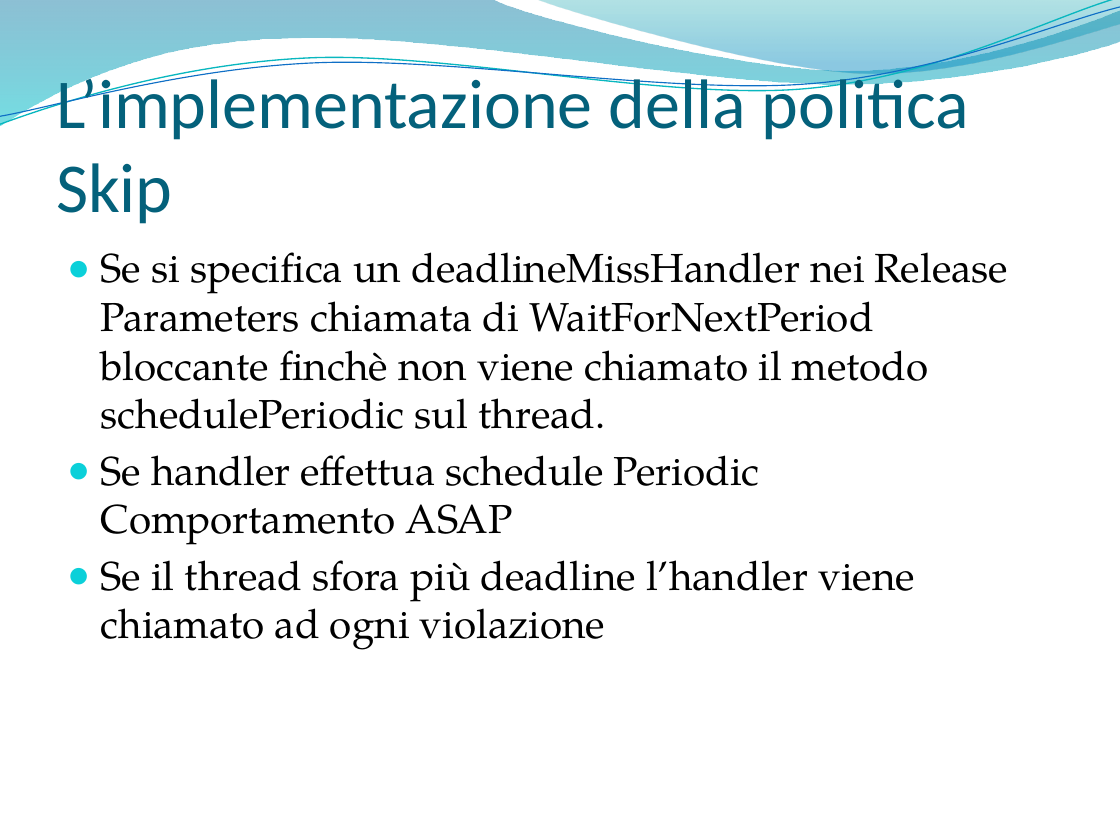
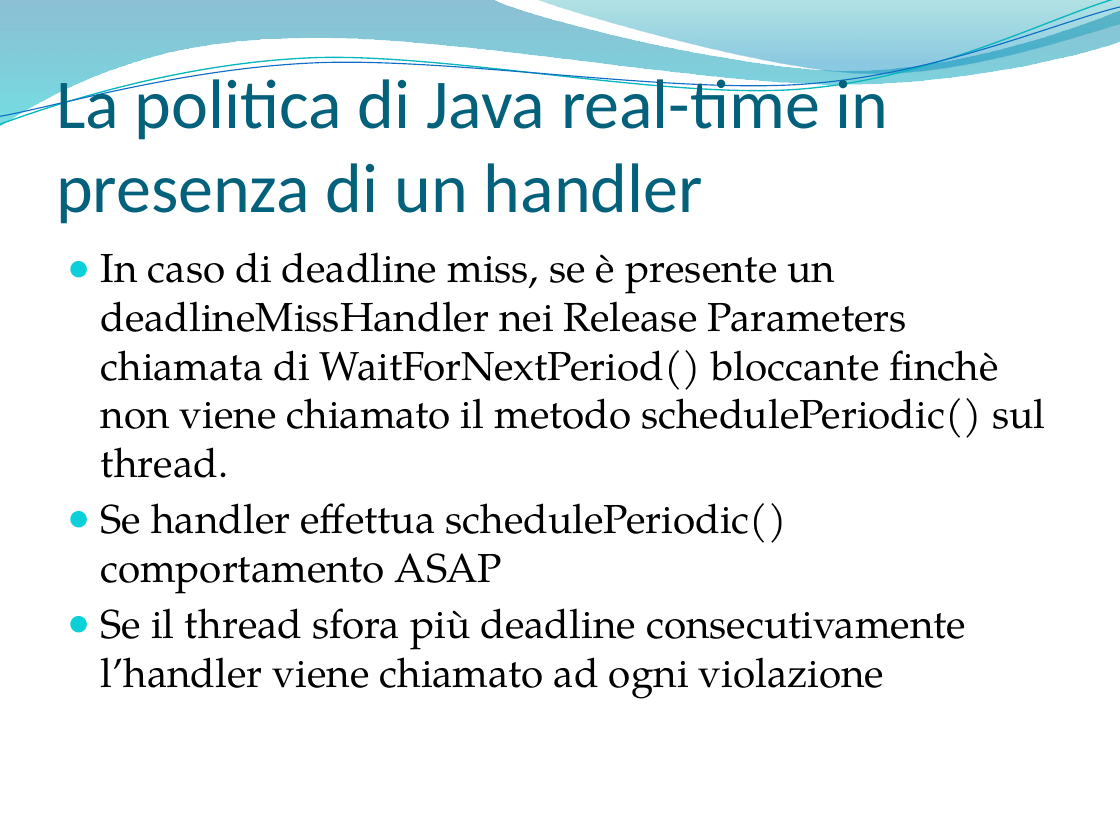
Before and after one commit to marconanni/provejavarealtime, a slide deck: slide 17 of SolarisNetBeansProjects/parti tesi/bozza presentazione.pptx. Drawn at 1120x840 pixels with LibreOffice and Linux fonts; fonts in the diff are those of the drawing; background and template pictures are left out. Boxes give left, top, right and bottom in pixels: in the first picture for what was removed or moved away, otherwise in the second. Text is boxed around its words. In the diff, an @@ line names an element or a change of style, - is before the commit and + after.

```diff
--- a/SolarisNetBeansProjects/parti tesi/bozza presentazione.pptx
+++ b/SolarisNetBeansProjects/parti tesi/bozza presentazione.pptx
@@ title at [56, 69, 889, 224]: text changed @@
-L’implementazione della politica Skip
+La politica di Java real-time in presenza di un handler
@@ text at [101, 252, 1045, 699]: text changed @@
-● Se si specifica un deadlineMissHandler nei Release Parameters chiamata di WaitForNextPeriod bloccante finchè non viene chiamato il metodo schedulePeriodic sul thread.
-● Se handler effettua schedule Periodic Comportamento ASAP
-● Se il thread sfora più deadline l’handler viene chiamato ad ogni violazione
+● In caso di deadline miss, se è presente un deadlineMissHandler nei Release Parameters chiamata di WaitForNextPeriod() bloccante finchè non viene chiamato il metodo schedulePeriodic() sul thread.
+● Se handler effettua schedulePeriodic() comportamento ASAP
+● Se il thread sfora più deadline consecutivamente l’handler viene chiamato ad ogni violazione
```
Also in this commit, not shown: 10 other slides changed, 2 other files.
